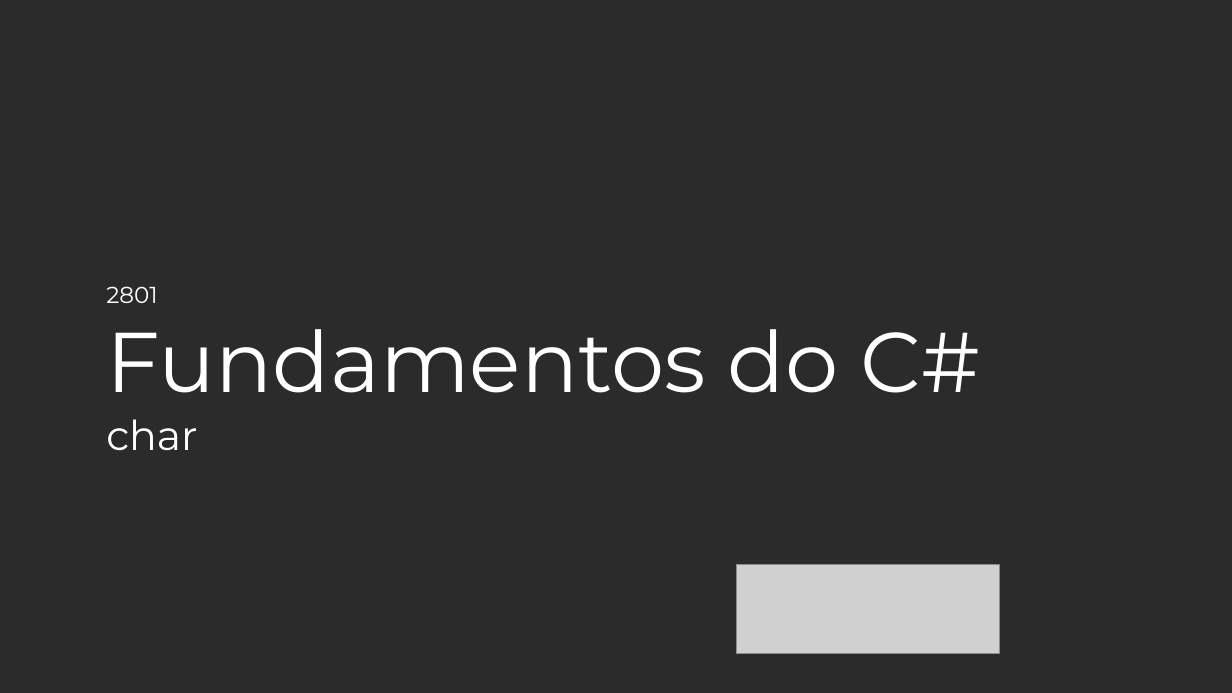
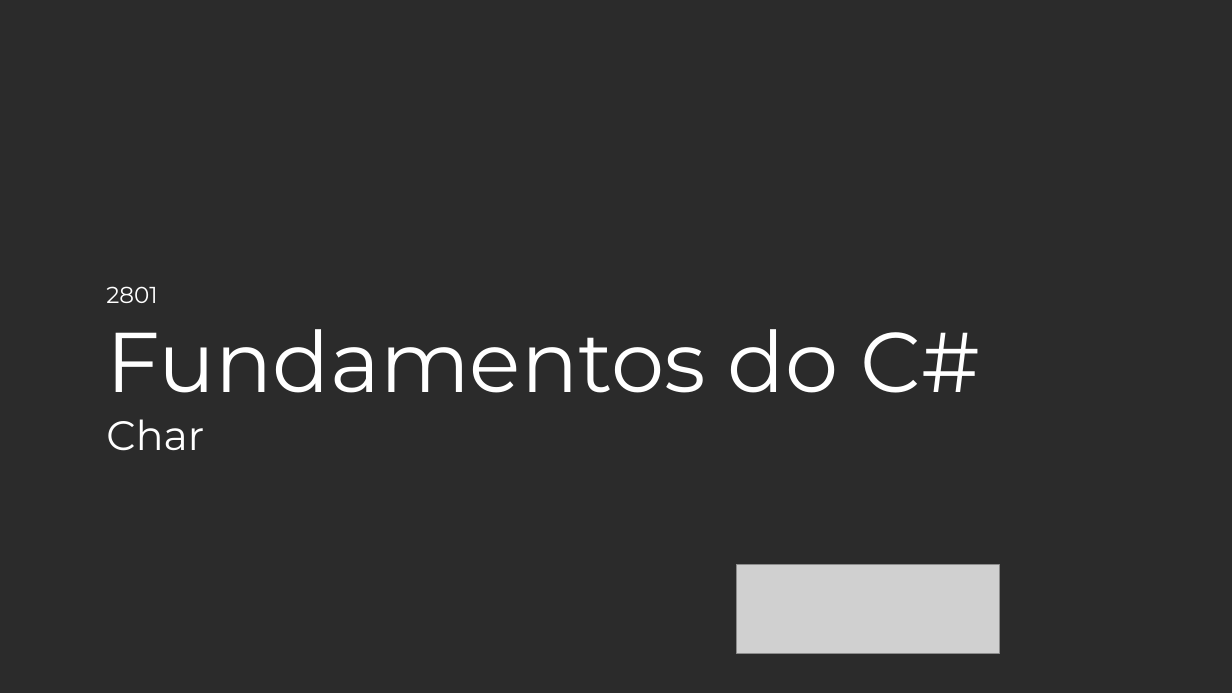
Before and after one commit to balta-io/2801, a slide deck: slide 42 of material-apoio/Modulo 5 - Linguagem de Programacao/2801 - Modulo 5 - Linguagem de Programacao.pptx. Drawn at 1232x693 pixels with LibreOffice and Linux fonts; fonts in the diff are those of the drawing; grey boxes stand for pictures; background and template pictures are left out; a plain dark background stands for a picture behind light text. Boxes give left, top, right and bottom in pixels: in the first picture for what was removed or moved away, otherwise in the second. Text is boxed around its words. In the diff, an @@ line names an element or a change of style, - is before the commit and + after.

```diff
--- a/material-apoio/Modulo 5 - Linguagem de Programacao/2801 - Modulo 5 - Linguagem de Programacao.pptx
+++ b/material-apoio/Modulo 5 - Linguagem de Programacao/2801 - Modulo 5 - Linguagem de Programacao.pptx
@@ text at [106, 419, 204, 451]: text changed @@
-char
+Char
```
Also in this commit, not shown: 8 other slides changed, 51 slides added.
